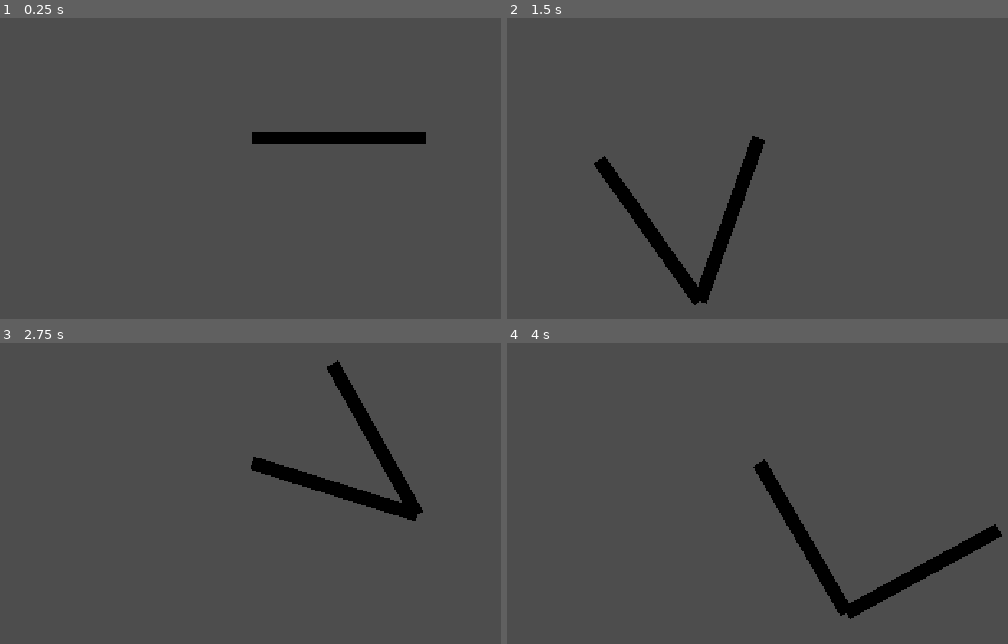
Above: before the commit, frames 1-4 (two rows, left to right).
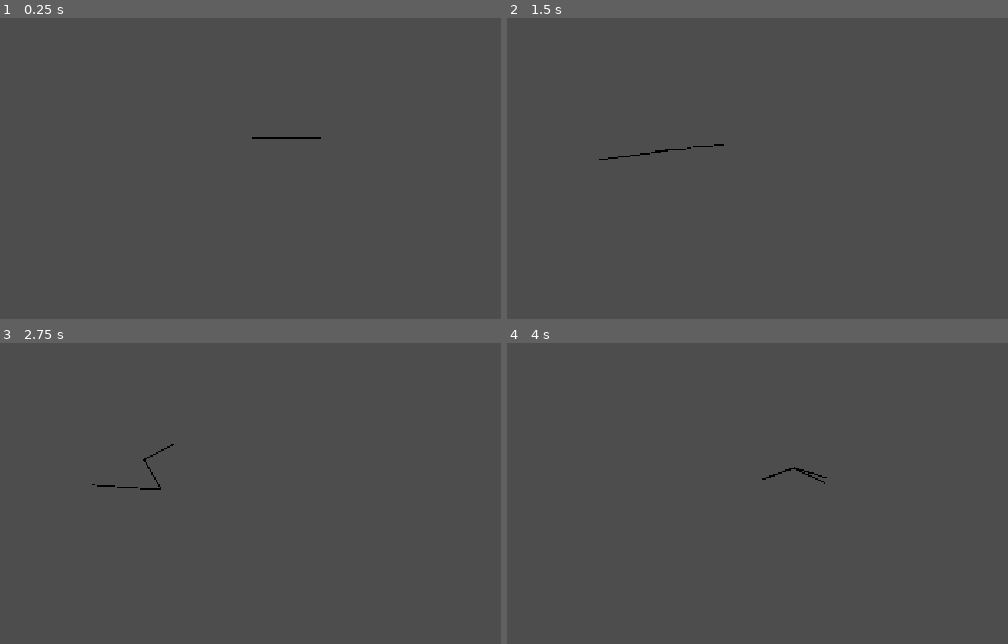
Above: after the commit, the same moments.

Repository: golopogus/rage
Game: Godot game, scene res://test_level.tscn
The game is run twice, just before and just after one commit, with the same random seed, the same clock (stepped at 60 frames per second) and the same inputs.
Inputs (mouse positions are in pixels of both pictures, inside the frame that each line leads up to):
- Up to frame 1 (0.25 s): no input
- Up to frame 2 (1.5 s): tap Enter at 0.5 s; move the mouse to (932, 114) at 0.52 s; press the mouse at (932, 114) at 0.53 s; right-click (932, 114) at 0.8 s; tap Space at 1.25 s; move the mouse to (597, 159) at 1.27 s; release the mouse at (597, 159) at 1.28 s; right-click (597, 159) at 1.35 s
- Up to frame 3 (2.75 s): click (90, 484) at 1.55 s; tap Enter at 2 s; move the mouse to (330, 364) at 2.02 s; press the mouse at (330, 364) at 2.03 s; right-click (330, 364) at 2.3 s
- Up to frame 4 (4 s): tap Space at 2.75 s; move the mouse to (717, 553) at 2.77 s; release the mouse at (717, 553) at 2.78 s; right-click (717, 553) at 2.85 s; click (717, 553) at 3.05 s; tap Enter at 3.5 s; move the mouse to (997, 529) at 3.52 s; press the mouse at (997, 529) at 3.53 s; right-click (997, 529) at 3.8 s

The runs differ from the first frame. In frame 1, 1.3% of the frame differs, in the area x 50-86%, y 37-42%; in frame 2, 3.3%, in the area x 17-52%, y 39-96%; in frame 3, 3.2%; in frame 4, 3.2%.

Commit message:
wtf

Diff:
--- a/rage/leg.gd
+++ b/rage/leg.gd
@@ -9,18 +9,21 @@
 var num_segments
 var total_leg_length
 var anchor
+var input
+var groin: segment
 
 
 
-func _init(num,groin,leg_length) -> void:
+func _init(num,groin,leg_length,inp) -> void:
 	num_segments = num
 	anchor = groin
 	total_leg_length = leg_length
+	input = inp
 
 
 func _ready() -> void:
 	foot = segment.new(Vector2((num_segments - 1) * (total_leg_length/num_segments),0) + anchor,Vector2(num_segments * (total_leg_length/num_segments),0) + anchor,(total_leg_length/num_segments))
-	foot.anchor = anchor
+	foot.groin_anchor = anchor
 	foot.max_length = total_leg_length
 	current = foot
 	add_child(current)
@@ -31,31 +34,44 @@
 		current = next
 		add_child(next)
 		if i == num_segments - 2:
-			next.anchor = anchor
+			next.groin_anchor = anchor
+			groin = next
+
 
 
 
 func _process(delta: float) -> void:
 
-	var knee_vector = (get_child(1).point_b - anchor).normalized()
-	var foot_vector = (get_child(0).point_b - anchor).normalized()
-	var foot_angle = atan2(foot_vector.y,-foot_vector.x) + PI
-	var knee_angle = atan2(knee_vector.y,-knee_vector.x) + PI
-	var transformed_foot_angle = foot_angle - knee_angle
-	if transformed_foot_angle < 0:
-		transformed_foot_angle += 2*PI
-	var transformed_foot_vector = Vector2(cos(transformed_foot_angle),sin(transformed_foot_angle))
+	pass
+	#if Input.is_action_pressed(input):
+		#var seg_2_foot = current
+		#var seg_2_groin = foot
+		#while seg_2_groin != null:
+			#seg_2_groin.calc_points_foot_2_groin()
+			#seg_2_groin = seg_2_groin.child
+		#while seg_2_foot != null:
+			#seg_2_foot.calc_points_groin_2_foot()
+			#seg_2_foot = seg_2_foot.parent
 
 
-
-
-
+func active(pos):
 
 	var seg_2_foot = current
 	var seg_2_groin = foot
 	while seg_2_groin != null:
-		seg_2_groin.calc_points_foot_2_groin()
+		seg_2_groin.calc_points_foot_2_groin(pos)
 		seg_2_groin = seg_2_groin.child
 	while seg_2_foot != null:
 		seg_2_foot.calc_points_groin_2_foot()
 		seg_2_foot = seg_2_foot.parent
+
+func passive(pos):
+
+	var seg_2_foot = current
+	var seg_2_groin = foot
+	while seg_2_foot != null:
+		seg_2_foot.calc_points_groin_2_foot_passive(pos)
+		seg_2_foot = seg_2_foot.parent
+	while seg_2_groin != null:
+		seg_2_groin.calc_points_foot_2_groin_passive(pos)
+		seg_2_groin = seg_2_groin.child
--- a/rage/project.godot
+++ b/rage/project.godot
@@ -28,6 +28,11 @@
 "events": [Object(InputEventMouseButton,"resource_local_to_scene":false,"resource_name":"","device":-1,"window_id":0,"a …(257 unchanged characters)…
 ]
 }
+right_click={
+"deadzone": 0.2,
+"events": [Object(InputEventMouseButton,"resource_local_to_scene":false,"resource_name":"","device":-1,"window_id":0,"alt_pressed":false,"shift_pressed":false,"ctrl_pressed":false,"meta_pressed":false,"button_mask":2,"position":Vector2(194, 11),"global_position":Vector2(203, 59),"factor":1.0,"button_index":2,"canceled":false,"pressed":true,"double_click":false,"script":null)
+]
+}
 
 [physics]
 
--- a/rage/segment.gd
+++ b/rage/segment.gd
@@ -7,10 +7,10 @@
 var parent = null
 var child = null
 var col = Vector3()
-var anchor = null
+var foot_anchor = Vector2()
+var groin_anchor = Vector2()
 var max_length
-var pp1 = Vector2()
-var pp2 = Vector2()
+
 
 func _init(a,b,l) -> void:
 	point_a = a
@@ -18,23 +18,40 @@
 	length = l
 
 
-func calc_points_foot_2_groin():
+func calc_points_foot_2_groin(xx):
 
 	var dir
 	if parent != null:
 		point_b = parent.point_a
 	else:
 		var mouse_pos = get_global_mouse_position()
-		if (mouse_pos - anchor).length() <= max_length:
-			point_b = get_global_mouse_position()
+		#if (mouse_pos - anchor).length() <= max_length:
+			#if mouse_pos.x > anchor.x and mouse_pos.y > anchor.x:
+				#point_b = mouse_pos
+
+		#else:
+			#var mouse_dir = (mouse_pos - anchor).normalized()
+			#point_b = mouse_dir * max_length
+		if ((mouse_pos - xx).length() <= max_length * 2 and
+		(groin_anchor - xx).length() <= max_length):
+
+			point_b = mouse_pos
+			foot_anchor = point_b
+
+		elif (groin_anchor - xx).length() <= max_length:
+			var mouse_dir = (mouse_pos - xx).normalized()
+			point_b = mouse_dir * max_length
+			foot_anchor = point_b
 		else:
-			var mouse_dir = (mouse_pos - anchor).normalized()
-			point_b = mouse_dir * max_length
+			foot_anchor = point_b
+
+
 
 	if child != null:
 		dir = (child.point_b - point_b).normalized()
 	else:
-		dir = (anchor - point_b).normalized()
+		#dir = (anchor - point_b).normalized()
+		dir = (point_a - point_b).normalized()
 
 	point_a = point_b + dir * length
 	if child != null:
@@ -47,7 +64,10 @@
 	if child != null:
 		point_a = child.point_b
 	else:
-		point_a = anchor
+		groin_anchor = point_a
+		#anchor = point_a
+
+		#point_a = anchor
 
 	if parent != null:
 		dir = (parent.point_a - point_a).normalized()
@@ -56,30 +76,67 @@
 
 	point_b = point_a + length * dir
 
+	#if parent != null:
+		#check_bend_angle_start()
+
+func calc_points_groin_2_foot_passive(xx):
+
+	var dir
+	if child != null:
+		point_a = child.point_b
+	else:
+		point_a = xx
+
+	if parent != null:
+		dir = (parent.point_a - point_a).normalized()
+	else:
+		dir = (groin_anchor - point_a).normalized()
+
+	point_b = point_a + length * dir
+
+	#if parent != null:
+		#check_bend_angle_start()
+
+func calc_points_foot_2_groin_passive(xx):
+
+	var dir
+	if parent != null:
+		point_b = parent.point_a
+	else:
+		point_b = foot_anchor
+
+
+	if child != null:
+		dir = (child.point_b - point_b).normalized()
+	else:
+		#dir = (anchor - point_b).normalized()
+		dir = (xx - point_b).normalized()
+
+	point_a = point_b + dir * length
+
 	if parent != null:
 		check_bend_angle_start()
 
-
 func check_bend_angle():
-
 	var start = point_b
 	var vertex = (point_a - start).normalized()
 	var end = (child.point_a - start).normalized()
-	var end_angle = atan2(end.y,-end.x) + PI
-	var vertex_angle = atan2(vertex.y,-vertex.x) + PI
-	var transformed_end_angle = end_angle - vertex_angle
-	if transformed_end_angle < 0:
-		transformed_end_angle += 2*PI
-	#if sin(transformed_end_angle) < 0:
-		#
-	#
-		#var new_vertex_angle = transformed_end_angle + end_angle
-		#
-		#var new_vertex_vector = Vector2(cos(new_vertex_angle),sin(new_vertex_angle))
-		#
-		#pp1 = point_a
-		#point_a = start + new_vertex_vector * length
-		#pp2 = point_a
+	var end_angle = atan2(end.y,end.x)
+	var vertex_angle = atan2(vertex.y,vertex.x)
+
+	var diff = end_angle - vertex_angle
+
+
+	if sin(diff) > 0:
+
+		var new_vertex_angle = diff + end_angle
+##
+		var new_vertex_vector = Vector2(cos(new_vertex_angle),sin(new_vertex_angle))
+
+		##print('knee_angle = ' + str(vertex_angle) + ', foot_angle = ' + str(end_angle) + ', new_vertex_angle = ' + str(new_vertex_angle))
+		##print('knee = ' + str(point_b) + ', foot = ' + str(parent.point_b) + ', start = ' + str(point_a) + ' new_knee = ' + str(point_a + new_vertex_vector * length))
+		point_a = start + new_vertex_vector * length
+
 
 
 #
@@ -88,21 +145,21 @@
 	var start = point_a
 	var vertex = (point_b - start).normalized()
 	var end = (parent.point_b - start).normalized()
-	var end_angle = atan2(end.y,-end.x) + PI
-	var vertex_angle = atan2(vertex.y,-vertex.x) + PI
-	var transformed_end_angle = end_angle - vertex_angle
-	if transformed_end_angle < 0:
-		transformed_end_angle += 2*PI
-	if sin(transformed_end_angle) > 0:
-		#print(sin(transformed_end_angle))
-		var new_vertex_angle = transformed_end_angle + end_angle
+	var end_angle = atan2(end.y,end.x)
+	var vertex_angle = atan2(vertex.y,vertex.x)
+
+	var diff = end_angle - vertex_angle
 
 
+	if sin(diff) < 0:
 		#
+		var new_vertex_angle = diff + end_angle
+#
 		var new_vertex_vector = Vector2(cos(new_vertex_angle),sin(new_vertex_angle))
-		print(new_vertex_vector)
 		#
-		#point_b = start + new_vertex_vector * length
+		#print('knee_angle = ' + str(vertex_angle) + ', foot_angle = ' + str(end_angle) + ', new_vertex_angle = ' + str(new_vertex_angle))
+		#print('knee = ' + str(point_b) + ', foot = ' + str(parent.point_b) + ', start = ' + str(point_a) + ' new_knee = ' + str(point_a + new_vertex_vector * length))
+		point_b = start + new_vertex_vector * length
 
 
 func _process(delta: float) -> void:
@@ -111,6 +168,4 @@
 
 func _draw() -> void:
 
-	draw_line(point_a,point_b,Color(col.x,col.y,col.z),20.0)
-
-	draw_line(pp1,pp2,Color(1,1,0),10)
+	draw_line(point_a,point_b,Color(col.x,col.y,col.z),2.0)
--- a/rage/test_level.gd
+++ b/rage/test_level.gd
@@ -1,8 +1,8 @@
 extends Node2D
 
 var s1: segment
-var s2: segment
-var s3: segment
+var right_leg: leg
+var left_leg: leg
 var current: segment
 var first: segment
 var num_segments = 3
@@ -10,37 +10,20 @@
 
 func _ready() -> void:
 
-	var left_leg = leg.new(2,Vector2(),500)
+	left_leg = leg.new(2,Vector2(),100,'left_click')
 	$legs.add_child(left_leg)
-	#first = segment.new(Vector2((num_segments - 1) * 50,0),Vector2(num_segments * 50,0),50)
-	#first.anchor = Vector2()
-	#var max_length = 50
-	#current = first
-	#$points.add_child(current)
-	#for i in num_segments:
-		#var next = segment.new(Vector2(current.point_a.x - 50,0),Vector2(current.point_a.x,0), 50)
-		#max_length += 50
-		#current.child = next
-		#next.parent = current
-		#
-		#current = next
-		#
-		#$points.add_child(next)
-		#if i == num_segments - 1:
-			#next.anchor = next.point_a
-		#first.max_length = max_length
 
+	right_leg = leg.new(2,Vector2(),100,'right_click')
+	$legs.add_child(right_leg)
 
+func _process(delta: float) -> void:
 
-#func _process(delta: float) -> void:
-	#
-	#
-	#var seg_2_parent = current
-	#var seg_2_child = first
-	#while seg_2_child != null:
-		##print(str(seg_2_child.name) + '  point A = ' + str(seg_2_child.point_a) + ', point B = ' + str(seg_2_child.point_b) )
-		#seg_2_child.calc_points_end_2_start()
-		#seg_2_child = seg_2_child.child
-	#while seg_2_parent != null:
-		#seg_2_parent.calc_points_start_2_end()
-		#seg_2_parent = seg_2_parent.parent
+	if Input.is_action_pressed("left_click"):
+		left_leg.active(right_leg.foot.point_b)
+		right_leg.passive(left_leg.groin.point_a)
+		pass
+
+	if Input.is_action_pressed("right_click"):
+		right_leg.active(left_leg.foot.point_b)
+		left_leg.passive(right_leg.groin.point_a)
+		pass
